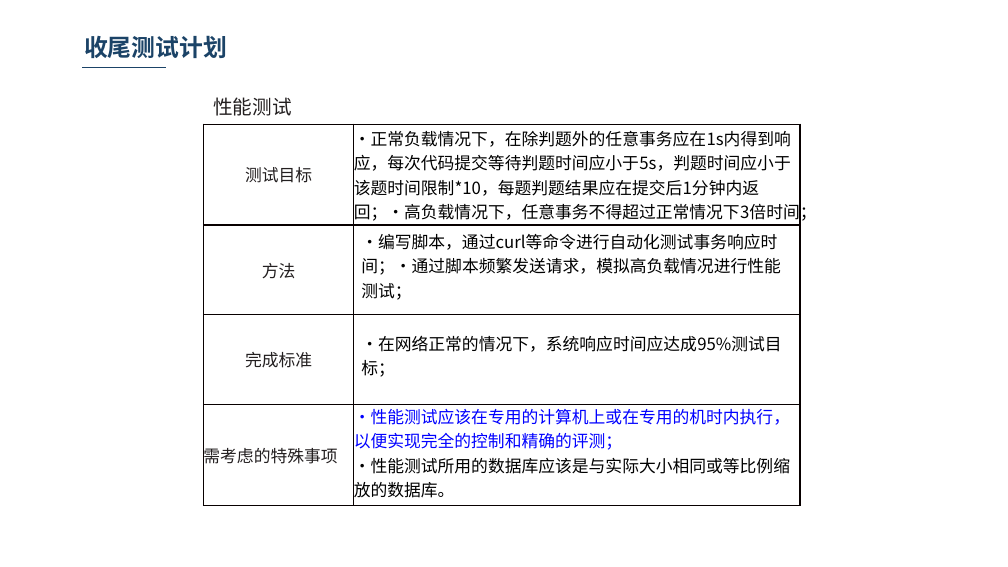
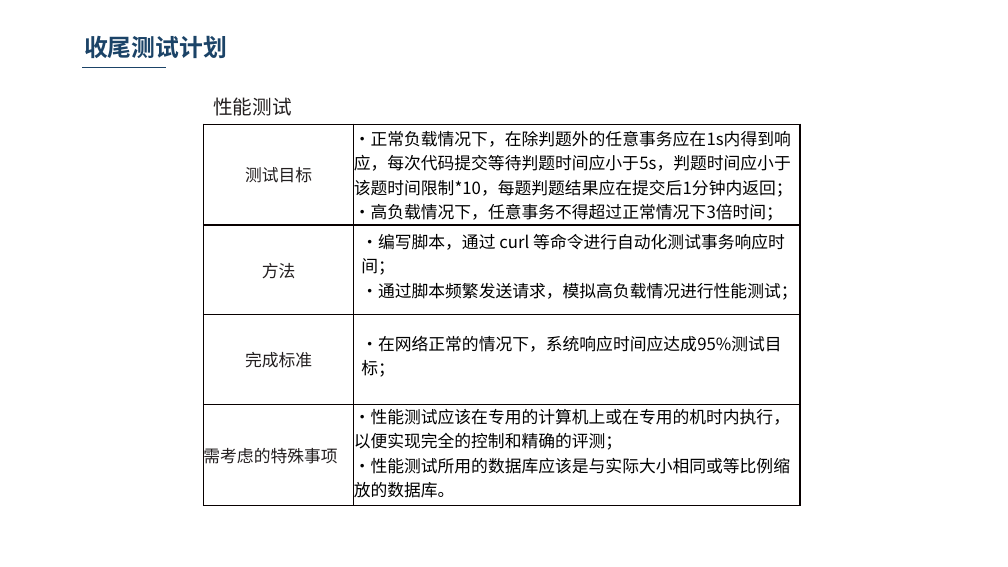
Before and after one commit to WatermelonOj/WORD-PPT, a slide deck: slide 8 of PPT/发布与部署.pptx (slide 4 before the commit). Drawn at 1008x567 pixels with LibreOffice and Linux fonts; fonts in the diff are those of the drawing; background and template pictures are left out. Boxes give left, top, right and bottom in pixels: in the first picture for what was removed or moved away, otherwise in the second. Text is boxed around its words. In the diff, an @@ line names an element or a change of style, - is before the commit and + after.

```diff
--- a/PPT/发布与部署.pptx
+++ b/PPT/发布与部署.pptx
@@ table at (204,124,800,502) @@
-row 1, column 2: ·正常负载情况下，在除判题外的任意事务应在1s内得到响应，每次代码提交等待判题时间应小于5s，判题时间应小于该题时间限制*10，每题判题结果应在提交后1分钟内返回；·高负载情况下，任意事务不得超过正常情况下3倍时间；
+row 1, column 2: ·正常负载情况下，在除判题外的任意事务应在1s内得到响应，每次代码提交等待判题时间应小于5s，判题时间应小于该题时间限制*10，每题判题结果应在提交后1分钟内返回； / ·高负载情况下，任意事务不得超过正常情况下3倍时间；
-row 2, column 2: ·编写脚本，通过curl等命令进行自动化测试事务响应时间；·通过脚本频繁发送请求，模拟高负载情况进行性能测试；
+row 2, column 2: ·编写脚本，通过 curl 等命令进行自动化测试事务响应时间； / ·通过脚本频繁发送请求，模拟高负载情况进行性能测试；
@@ text colour #0000FF to #000000 in "·性能测试应该在专用的计算机上或在专用的机时内执行，以便实现完全的控制和精确的评测；" @@
```
Also in this commit, not shown: 4 other slides changed, 4 slides added.
